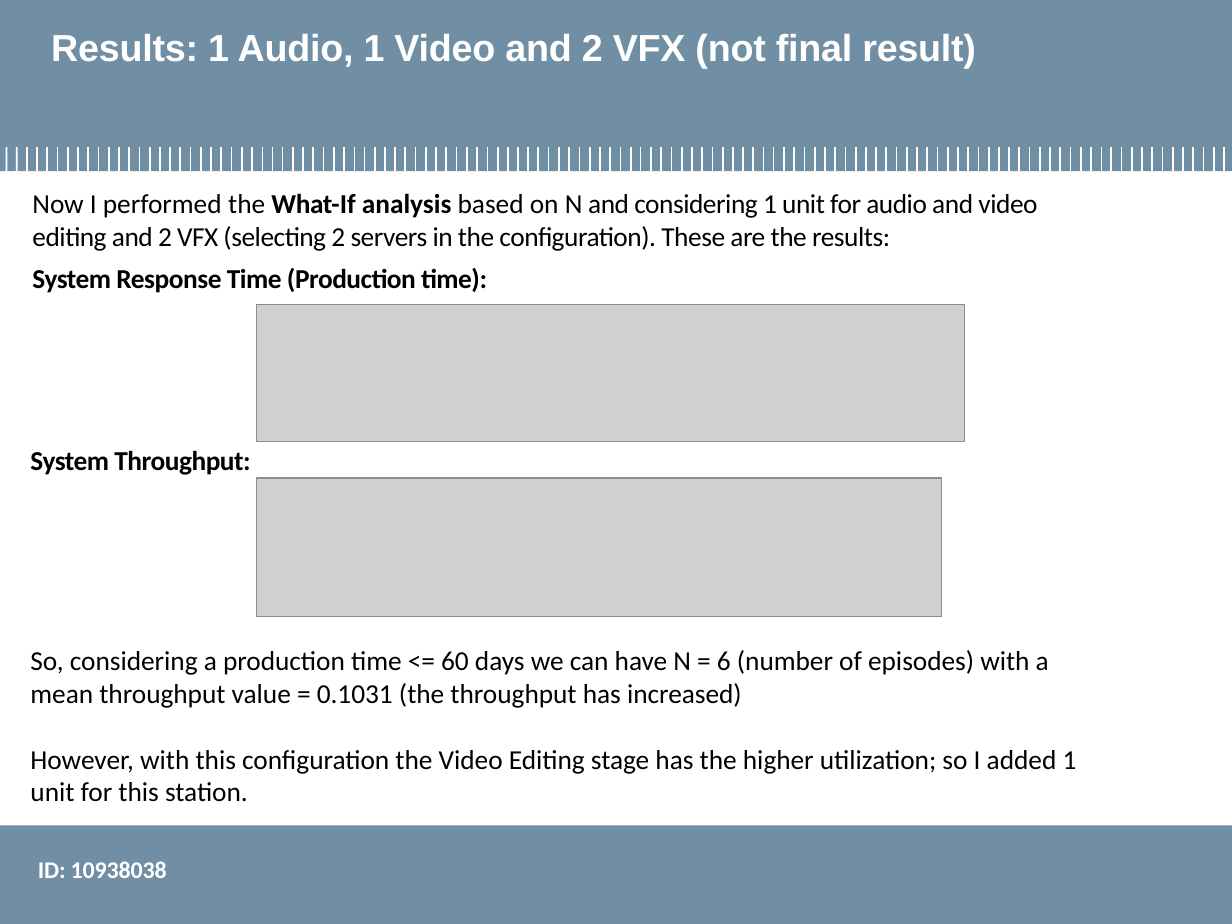
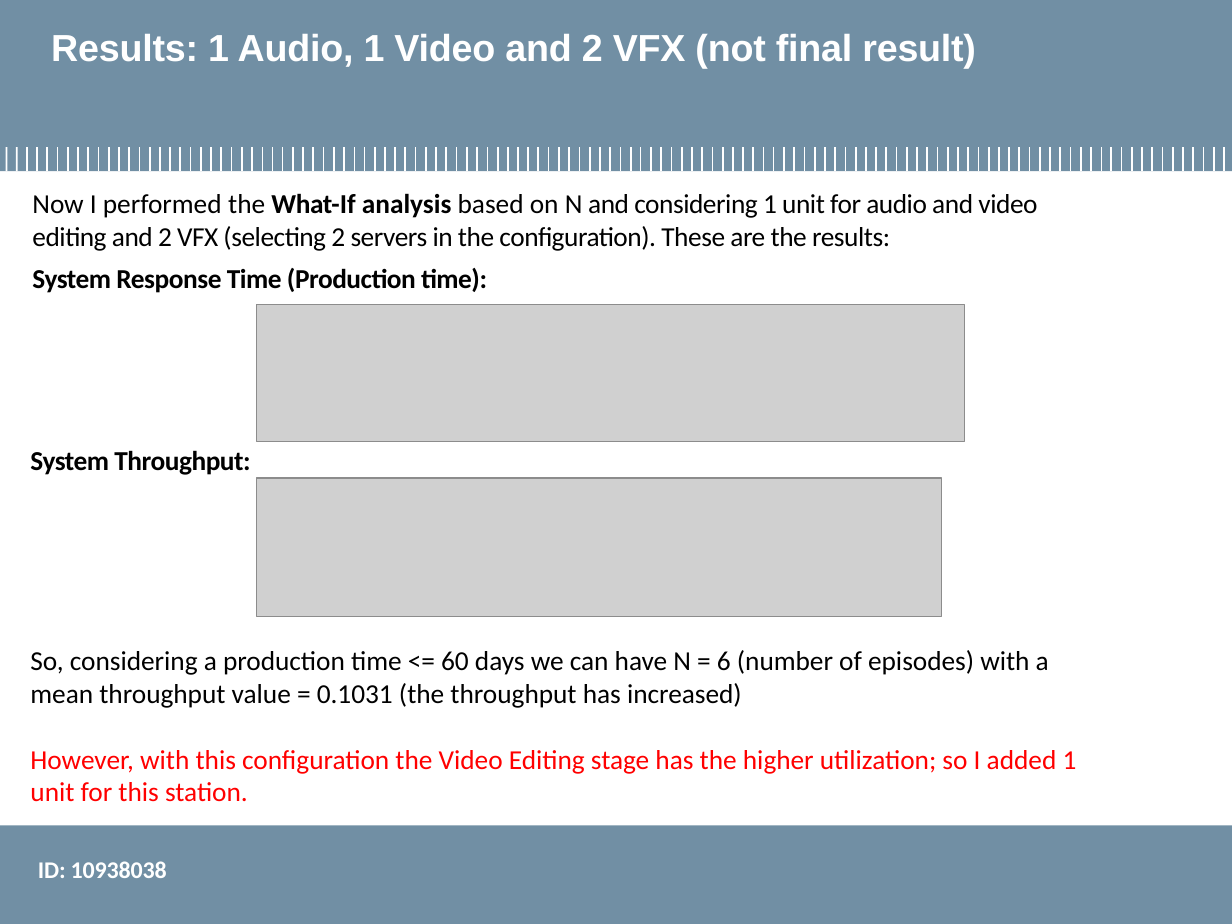
Before and after one commit to smn07/performance_evaluation_application, a slide deck: slide 15 of Final_Project/finalProjectclosed_10938038.pptx. Drawn at 1232x924 pixels with LibreOffice and Linux fonts; fonts in the diff are those of the drawing; grey boxes stand for pictures; background and template pictures are left out. Boxes give left, top, right and bottom in pixels: in the first picture for what was removed or moved away, otherwise in the second. Text is boxed around its words. In the diff, an @@ line names an element or a change of style, - is before the commit and + after.

```diff
--- a/Final_Project/finalProjectclosed_10938038.pptx
+++ b/Final_Project/finalProjectclosed_10938038.pptx
@@ text "So, considering a production time ..." at [30,650,1077,802]: text colour #000000 to #FF0000 in "However, with this configuration the Video Editing ..." @@
```
Also in this commit, not shown: 5 other slides changed, 2 other files.
